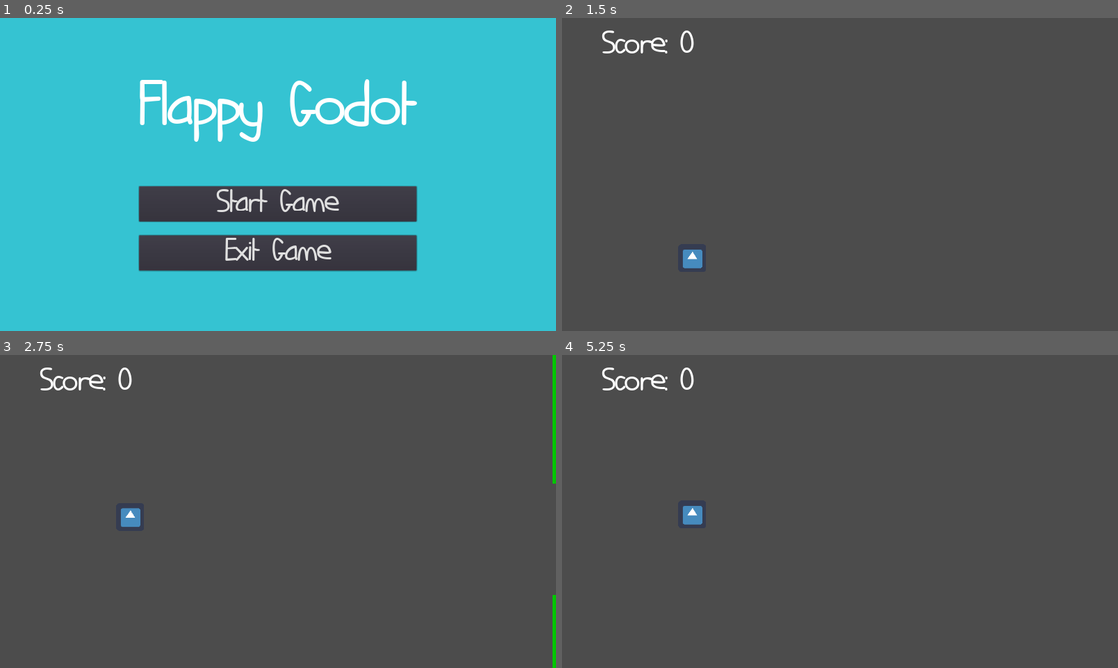
Above: before the commit, frames 1-4 (two rows, left to right).
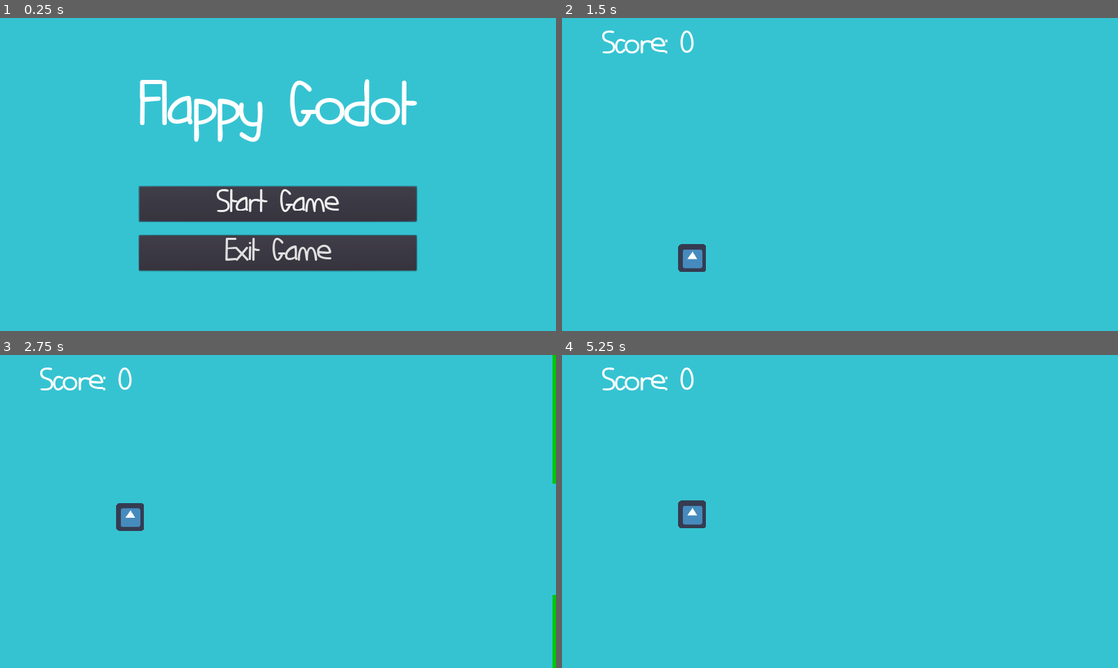
Above: after the commit, the same moments.

Repository: kdreese/flappy-godot
Game: Godot game, scene res://States/Menu/Menu.tscn
Same seed, same stepped clock (60 frames per second), same inputs: the game is played once before the commit and once after it. The engine's default icon, where the game draws it, is replaced by a stand-in: a white triangle on a blue panel in a dark square.
Inputs:
- Up to frame 1 (0.25 s): no input
- Up to frame 2 (1.5 s): click "Start Game" at 0.5 s
- Up to frame 3 (2.75 s): tap Space (game_jump) at 1.52, 2.27 s
- Up to frame 4 (5.25 s): tap Space (game_jump) at 3.77, 4.52 s; tap Escape (to_menu, bound only before the commit) at 4.9 s; click "Start Game" at 5 s

The runs differ from the first frame. In frame 1, 0.1% of the frame differs, in the area x 25-75%, y 53-65%; in frame 2, 99%, in the area x 0-100%, y 0-100%; in frame 3, 99%; in frame 4, 99%.

Commit message:
Added button functionality to main menu and automated game over

Diff:
--- a/States/Game/Game.gd
+++ b/States/Game/Game.gd
@@ -37,14 +37,19 @@
 
 
 func game_over() -> void:
-	if $Bird.alive:
-		$Bird.die()
-		for pipe in get_tree().get_nodes_in_group("Pipes"):
-			pipe.moving = false
-		$PipeSpawnTimer.stop()
+	if not $Bird.alive:
+		return
+	$Bird.die()
+	for pipe in get_tree().get_nodes_in_group("Pipes"):
+		pipe.moving = false
+	$PipeSpawnTimer.stop()
+	var game_over_timer := get_tree().create_timer(2)
+	yield(game_over_timer, "timeout")
+	var error = get_tree().change_scene("res://States/Menu/Menu.tscn")
+	assert(not error)
 
 
 func _unhandled_input(event: InputEvent) -> void:
-	if event.is_action_pressed("to_menu"):
+	if event.is_action_pressed("quit"):
 		var error = get_tree().change_scene("res://States/Menu/Menu.tscn")
 		assert(not error)
--- a/States/Game/Game.tscn
+++ b/States/Game/Game.tscn
@@ -8,6 +8,11 @@
 
 [node name="Game" type="Node2D"]
 script = ExtResource( 1 )
+
+[node name="Background" type="Polygon2D" parent="."]
+z_index = -50
+color = Color( 0.211765, 0.768627, 0.827451, 1 )
+polygon = PoolVector2Array( 0, 0, 1280, 0, 1280, 736, 0, 736 )
 
 [node name="UI" type="Node2D" parent="."]
 z_index = 100
--- a/States/Menu/Menu.gd
+++ b/States/Menu/Menu.gd
@@ -1,4 +1,8 @@
 extends ColorRect
+
+
+func _ready() -> void:
+	$CenterContainer/VBoxContainer/VBoxContainer/StartButton.grab_focus()
 
 
 func _on_StartButton_pressed() -> void:
@@ -8,3 +12,8 @@
 
 func _on_ExitButton_pressed() -> void:
 	get_tree().notification(MainLoop.NOTIFICATION_WM_QUIT_REQUEST)
+
+
+func _unhandled_input(event: InputEvent) -> void:
+	if event.is_action_pressed("quit"):
+		get_tree().notification(MainLoop.NOTIFICATION_WM_QUIT_REQUEST)
--- a/project.godot
+++ b/project.godot
@@ -35,7 +35,7 @@
 , Object(InputEventKey,"resource_local_to_scene":false,"resource_name":"","device":0,"alt":false,"shift":false,"control":false,"meta":false,"command":false,"pressed":false,"scancode":16777232,"physical_scancode":0,"unicode":0,"echo":false,"script":null)
  ]
 }
-to_menu={
+quit={
 "deadzone": 0.5,
 "events": [ Object(InputEventKey,"resource_local_to_scene":false,"resource_name":"","device":0,"alt":false,"shift":false,"control":false,"meta":false,"command":false,"pressed":false,"scancode":16777217,"physical_scancode":0,"unicode":0,"echo":false,"script":null)
  ]
